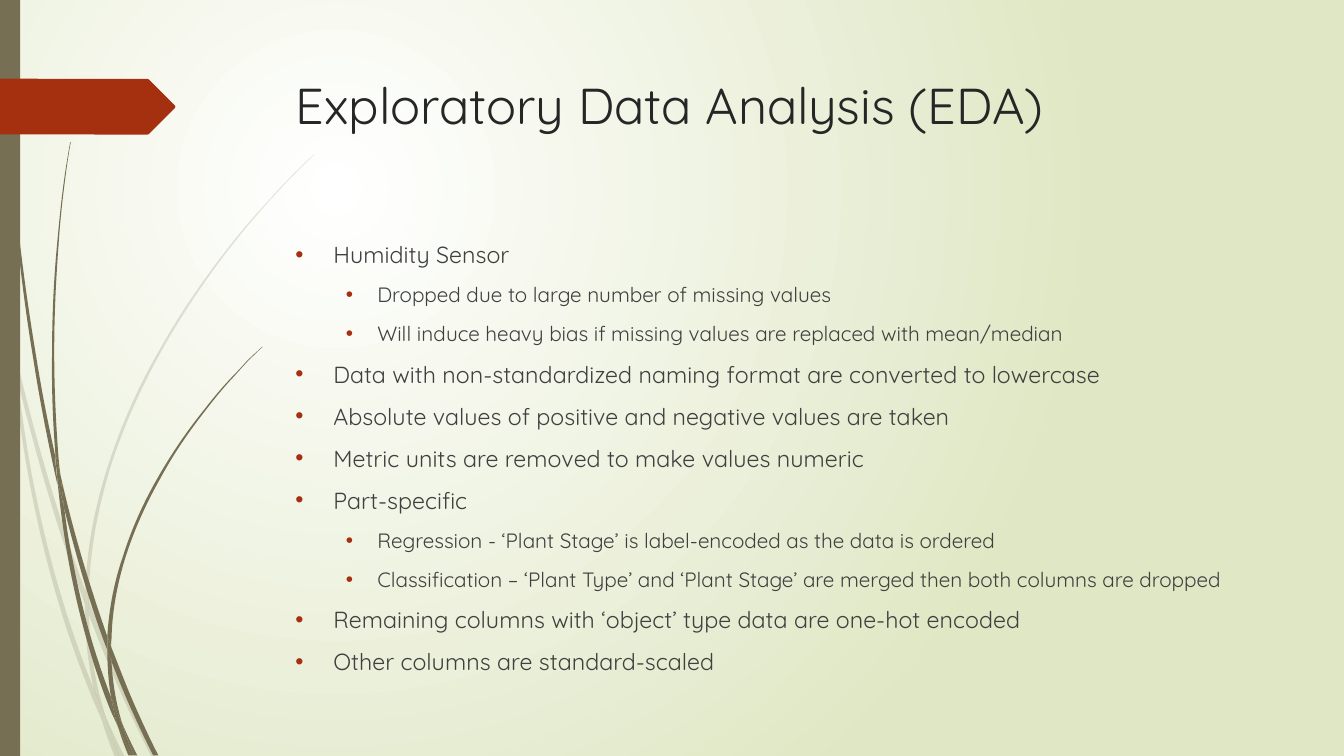
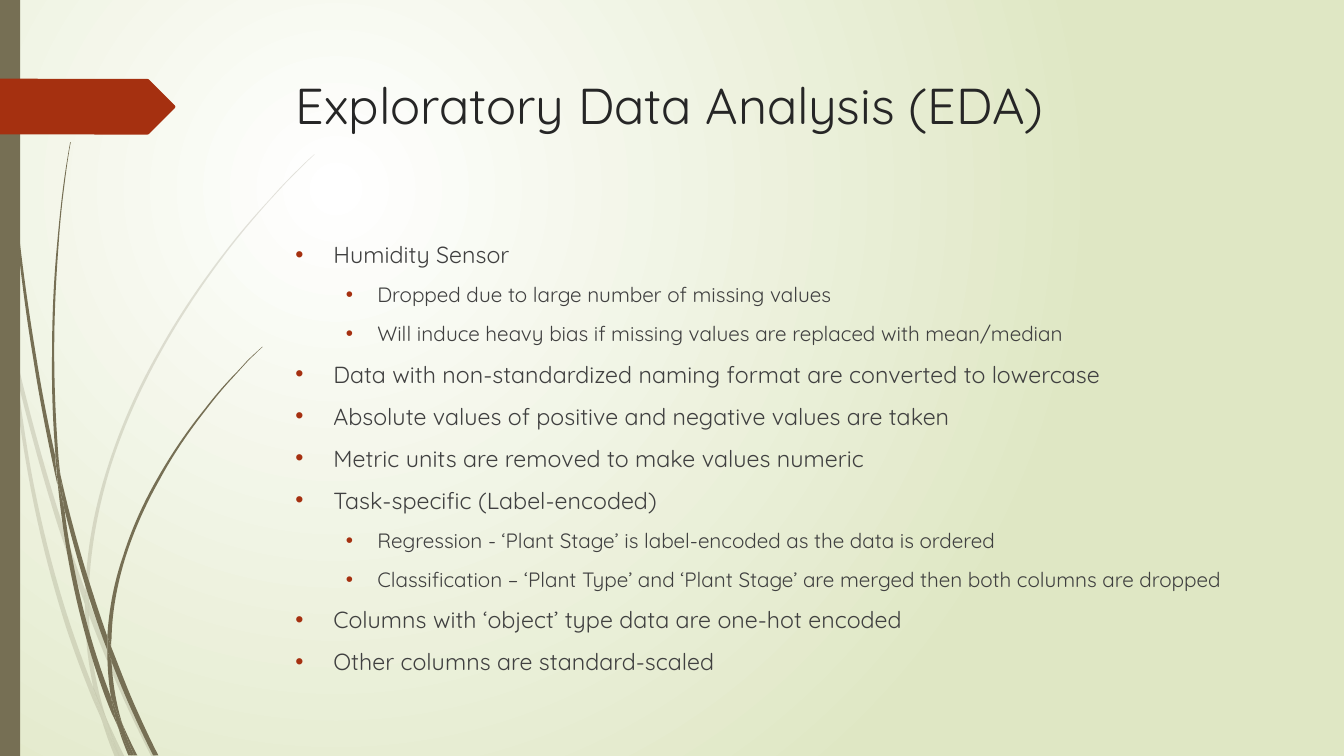
Before and after one commit to chuanseng-ng/aiap19-ng-chuan-seng-611J, a slide deck: slide 4 of AIAP_19_Technical_Interview.pptx (slide 3 before the commit). Drawn at 1344x756 pixels with LibreOffice and Linux fonts; fonts in the diff are those of the drawing. Boxes give left, top, right and bottom in pixels: in the first picture for what was removed or moved away, otherwise in the second. Text is boxed around its words. In the diff, an @@ line names an element or a change of style, - is before the commit and + after.

```diff
--- a/AIAP_19_Technical_Interview.pptx
+++ b/AIAP_19_Technical_Interview.pptx
@@ text at box(333, 492, 657, 514): text changed @@
-• Part-specific
+• Task-specific (Label-encoded)
@@ text at box(333, 611, 901, 633): text changed @@
-• Remaining columns with ‘object’ type data are one-hot encoded
+• Columns with ‘object’ type data are one-hot encoded
```
Also in this commit, not shown: 1 slide added.
